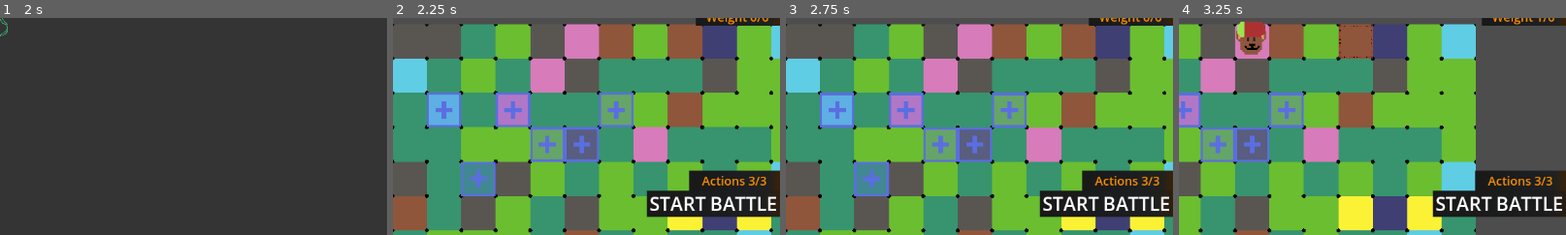
Above: before the commit, frames 1-4 (left to right).
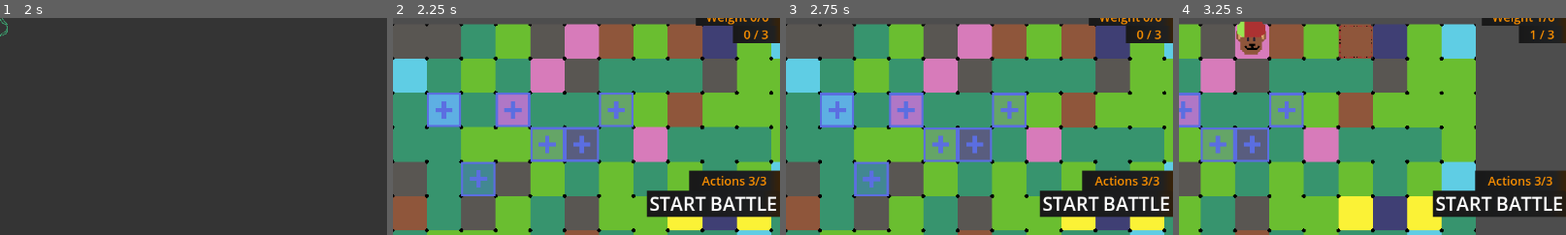
Above: after the commit, the same moments.

Repository: Atio3f/FightOfCities2D
Game: Godot game, scene res://scenes/main_menu.tscn
Two runs of this game, one before a commit and one after it. Both use one fixed random seed, a clock stepped at 60 frames per second and the inputs below.
Inputs (mouse positions are % of the whole screen's width and height, from its top left):
- Up to frame 1 (2 s): click (50, 46) at 0.5 s; click (50, 50) at 1.25 s
- Up to frame 2 (2.25 s): click (50, 50) at 2 s
- Up to frame 3 (2.75 s): no input
- Up to frame 4 (3.25 s): tap Enter at 2.75 s; move the mouse to (72, 45) at 2.77 s; press the mouse at (72, 45) at 2.78 s; hold C (right) from 2.78 s (still down); tap Q (action) at 2.85 s
The pictures show only the part of the screen within x 50-100%, y 49-98%; the shares and areas given below are measured in that part.

Frame 1 is identical in both runs. In frame 2, 1.0% of the frame differs, in the area x 87-100%, y 3-12%; in frame 3, 1.0%; in frame 4, 1.0%.

Commit message:
Adjust items menu to new size & Display Max Unit on Interface
Ajustements boutons et menu pour les objets avec la version 512x512
+ Affichage du nombre max d'unités placeable en dessous du poids maximal
+ Anglisation de pas mal de node dans les menus du joueur

Diff:
--- a/nodes/Unite/interfaceUnite.tscn
+++ b/nodes/Unite/interfaceUnite.tscn
@@ -29,7 +29,7 @@
 grow_vertical = 2
 script = ExtResource("1_dk80o")
 
-[node name="BarreVie" type="TextureProgressBar" parent="."]
+[node name="HealthBar" type="TextureProgressBar" parent="."]
 texture_filter = 1
 layout_mode = 1
 anchors_preset = 5
@@ -43,7 +43,7 @@
 texture_under = ExtResource("2_76stb")
 texture_progress = ExtResource("3_5kmur")
 
-[node name="BarreVieTemporaire" type="TextureProgressBar" parent="BarreVie"]
+[node name="TempHealthBar" type="TextureProgressBar" parent="HealthBar"]
 layout_mode = 1
 anchors_preset = 15
 anchor_right = 1.0
@@ -53,7 +53,7 @@
 texture_progress = ExtResource("4_diped")
 texture_progress_offset = Vector2(1, 1)
 
-[node name="AffichageVie" type="Label" parent="BarreVie/BarreVieTemporaire"]
+[node name="AffichageVie" type="Label" parent="HealthBar/TempHealthBar"]
 visible = false
 texture_filter = 1
 layout_mode = 1
@@ -64,7 +64,7 @@
 horizontal_alignment = 2
 vertical_alignment = 1
 
-[node name="GestionnairePossibilite" type="Control" parent="."]
+[node name="PossibilityManager" type="Control" parent="."]
 layout_mode = 1
 anchor_left = -0.00195313
 anchor_right = -0.00195313
@@ -73,7 +73,7 @@
 mouse_filter = 1
 metadata/_edit_use_anchors_ = true
 
-[node name="ConteneurMenus" type="FlowContainer" parent="GestionnairePossibilite"]
+[node name="ConteneurMenus" type="FlowContainer" parent="PossibilityManager"]
 visible = false
 texture_filter = 1
 layout_mode = 1
@@ -87,12 +87,12 @@
 alignment = 1
 script = ExtResource("7_tbqdh")
 
-[node name="Rangee1" type="VBoxContainer" parent="GestionnairePossibilite/ConteneurMenus"]
+[node name="Rangee1" type="VBoxContainer" parent="PossibilityManager/ConteneurMenus"]
 layout_mode = 2
 size_flags_horizontal = 3
 alignment = 2
 
-[node name="DeleteUnitBtn" type="TextureButton" parent="GestionnairePossibilite/ConteneurMenus/Rangee1"]
+[node name="DeleteUnitBtn" type="TextureButton" parent="PossibilityManager/ConteneurMenus/Rangee1"]
 unique_name_in_owner = true
 texture_filter = 1
 layout_mode = 2
@@ -100,24 +100,24 @@
 mouse_default_cursor_shape = 2
 texture_normal = ExtResource("7_wxqjw")
 
-[node name="MenuStats" type="TextureButton" parent="GestionnairePossibilite/ConteneurMenus/Rangee1"]
+[node name="MenuStats" type="TextureButton" parent="PossibilityManager/ConteneurMenus/Rangee1"]
 texture_filter = 1
 layout_mode = 2
 mouse_default_cursor_shape = 2
 texture_normal = ExtResource("5_6wd5v")
 
-[node name="Rangee 2" type="VBoxContainer" parent="GestionnairePossibilite/ConteneurMenus"]
+[node name="Rangee 2" type="VBoxContainer" parent="PossibilityManager/ConteneurMenus"]
 layout_mode = 2
 size_flags_horizontal = 10
 alignment = 2
 
-[node name="MenuConsommables" type="TextureButton" parent="GestionnairePossibilite/ConteneurMenus/Rangee 2"]
+[node name="MenuConsommables" type="TextureButton" parent="PossibilityManager/ConteneurMenus/Rangee 2"]
 texture_filter = 1
 layout_mode = 2
 mouse_default_cursor_shape = 2
 texture_normal = ExtResource("6_v7muh")
 
-[node name="MenuCapacitesActives" type="TextureButton" parent="GestionnairePossibilite/ConteneurMenus/Rangee 2"]
+[node name="MenuCapacitesActives" type="TextureButton" parent="PossibilityManager/ConteneurMenus/Rangee 2"]
 visible = false
 clip_children = 2
 texture_filter = 1
@@ -126,7 +126,7 @@
 mouse_default_cursor_shape = 2
 texture_normal = ExtResource("4_kwkcr")
 
-[connection signal="pressed" from="GestionnairePossibilite/ConteneurMenus/Rangee1/DeleteUnitBtn" to="." method="_on_delete_unit_btn_pressed"]
-[connection signal="pressed" from="GestionnairePossibilite/ConteneurMenus/Rangee1/MenuStats" to="." method="_on_menu_stats_pressed"]
-[connection signal="pressed" from="GestionnairePossibilite/ConteneurMenus/Rangee 2/MenuConsommables" to="." method="_on_menu_consommables_pressed"]
-[connection signal="pressed" from="GestionnairePossibilite/ConteneurMenus/Rangee 2/MenuCapacitesActives" to="." method="_on_menu_capacites_actives_pressed"]
+[connection signal="pressed" from="PossibilityManager/ConteneurMenus/Rangee1/DeleteUnitBtn" to="." method="_on_delete_unit_btn_pressed"]
+[connection signal="pressed" from="PossibilityManager/ConteneurMenus/Rangee1/MenuStats" to="." method="_on_menu_stats_pressed"]
+[connection signal="pressed" from="PossibilityManager/ConteneurMenus/Rangee 2/MenuConsommables" to="." method="_on_menu_consommables_pressed"]
+[connection signal="pressed" from="PossibilityManager/ConteneurMenus/Rangee 2/MenuCapacitesActives" to="." method="_on_menu_capacites_actives_pressed"]
--- a/nodes/Unite/interfaceUnite/boutton_consommable.tscn
+++ b/nodes/Unite/interfaceUnite/ItemBtn.tscn
@@ -1,15 +1,13 @@
 [gd_scene format=3 uid="uid://kpysr5v7gf2v"]
 
-[node name="BouttonConsommable" type="Button"]
-anchors_preset = 8
-anchor_left = 0.5
-anchor_top = 0.5
-anchor_right = 0.5
-anchor_bottom = 0.5
-offset_left = -4.0
-offset_top = -4.0
-offset_right = 4.0
-offset_bottom = 4.0
+[node name="ItemBtn" type="Button"]
+anchors_preset = -1
+anchor_left = 0.496528
+anchor_top = 0.493827
+anchor_right = 0.96
+anchor_bottom = 0.506173
+offset_right = -501.92
+offset_bottom = 24.0
 grow_horizontal = 2
 grow_vertical = 2
 size_flags_horizontal = 4
--- a/nodes/interface/interface.tscn
+++ b/nodes/interface/interface.tscn
@@ -53,6 +53,33 @@
 metadata/_edit_use_anchors_ = true
 
 [node name="FondCouleurTour" type="TextureRect" parent="LabelCouleurTour"]
+show_behind_parent = true
+layout_mode = 1
+anchors_preset = 15
+anchor_right = 1.0
+anchor_bottom = 1.0
+grow_horizontal = 2
+grow_vertical = 2
+texture = ExtResource("1_btko8")
+expand_mode = 5
+metadata/_edit_use_anchors_ = true
+
+[node name="MaxUnitLabel" type="Label" parent="."]
+unique_name_in_owner = true
+layout_mode = 1
+anchors_preset = -1
+anchor_left = 0.939236
+anchor_top = 0.503086
+anchor_right = 1.0
+anchor_bottom = 0.54321
+grow_vertical = 2
+text = "0 / 3"
+label_settings = SubResource("LabelSettings_d73ns")
+horizontal_alignment = 1
+vertical_alignment = 1
+metadata/_edit_use_anchors_ = true
+
+[node name="FondCouleurTour" type="TextureRect" parent="MaxUnitLabel"]
 show_behind_parent = true
 layout_mode = 1
 anchors_preset = 15
--- a/nodes/joueur/player.tscn
+++ b/nodes/joueur/player.tscn
@@ -103,6 +103,7 @@
 [node name="MetaUI" type="Control" parent="CanvasInterfaceFixe/OverlayUI"]
 unique_name_in_owner = true
 editor_description = "Contains rewards interface and all other interface between fights."
+z_index = 1
 layout_mode = 1
 anchors_preset = 15
 anchor_right = 1.0
--- a/scenes/popUps/unite/interfaceConsommables.tscn
+++ b/scenes/popUps/unite/unitItemsInterface.tscn
@@ -1,9 +1,9 @@
 [gd_scene load_steps=3 format=3 uid="uid://blt4iqmkhhnuy"]
 
-[ext_resource type="Script" uid="uid://bgmdu6po7l4ed" path="res://scripts/unites/general/interface/interfaceConsommables.gd" id="1_kup02"]
+[ext_resource type="Script" uid="uid://bgmdu6po7l4ed" path="res://scripts/unites/general/interface/unitItemsInterface.gd" id="1_kup02"]
 [ext_resource type="PackedScene" uid="uid://dv1w0medjt16" path="res://nodes/Unite/interfaceUnite/fond_gris.tscn" id="2_ht1u6"]
 
-[node name="interfaceConsommables" type="Control"]
+[node name="unitItemsInterface" type="Control"]
 layout_mode = 3
 anchors_preset = 15
 anchor_right = 1.0
@@ -47,7 +47,7 @@
 alignment = 1
 metadata/_edit_use_anchors_ = true
 
-[node name="ListeCapaDispos" type="VBoxContainer" parent="UI/Panel/FlowContainer"]
+[node name="ItemList" type="VBoxContainer" parent="UI/Panel/FlowContainer"]
 unique_name_in_owner = true
 layout_mode = 2
 size_flags_horizontal = 3
--- a/scripts/Player/PointeurPlayer.gd
+++ b/scripts/Player/PointeurPlayer.gd
@@ -359,6 +359,7 @@
 
 ## Selects or moves a unit based on where the cursor is.
 func cursorPressed(cell: Vector2i, typeClick : String) -> void:
+	if %MetaUI.visible : return
 	#print(typeClick)
 	if not Selection:
 		if(typeClick == "rightclick") :
--- a/scripts/config/levels/AbstractCampaign.gd
+++ b/scripts/config/levels/AbstractCampaign.gd
@@ -68,6 +68,8 @@
 			placementTiles.append(Vector2i(coordArray[0], coordArray[1]))
 		#Draw tiles
 		GameManager.getMainPlayer().playerPointer.draw_placeable_cells(placementTiles)
+		#Hide Meta Interface
+		GameManager.getMainPlayer().toggleCombatUI()
 	file.close()
 
 func checkWin() -> bool :
--- a/scripts/gameLogic/classes/TurnManager.gd
+++ b/scripts/gameLogic/classes/TurnManager.gd
@@ -42,6 +42,7 @@
 	##Replace players team which remained
 	for player: AbstractPlayer in GameManager.getPlayers() :
 		teams.append(player.team)
+		if player.isGamePlayer : player.addWeight(0)	#Update interface
 
 static func registerTurnM() -> Dictionary:
 	var turnData := {
--- a/scripts/interface/interfaceGestion.gd
+++ b/scripts/interface/interfaceGestion.gd
@@ -19,7 +19,10 @@
 		%LabelEndTurn.text = "START BATTLE"
 		%LabelCouleurTour.text = "Weight %s/%s" % [mainPlayer.weight, mainPlayer.maxWeight]	#We show the weight remaining of the player during preparation turn
 		%ButtonFinTour.disabled = (mainPlayer.getUnits().size() == 0)	#We can't go outside preparation turn without units on board
+		%MaxUnitLabel.visible = true
+		%MaxUnitLabel.text = "%s / %s" % [mainPlayer.units.size(), mainPlayer.maxUnits]
 	else :
+		%MaxUnitLabel.visible = false
 		%LabelEndTurn.text = "END OF TURN"
 		setActionsRest(3)
 		%LabelCouleurTour.text = "Tour %s" % [TurnManager.turn]
--- a/scripts/unites/general/interface/interfaceConsommables.gd
+++ /dev/null
@@ -1,2 +0,0 @@
-extends Control
-class_name interfaceConsommables
--- a/scripts/unites/general/interface/interface_unite.gd
+++ b/scripts/unites/general/interface/interface_unite.gd
@@ -1,14 +1,14 @@
 class_name interfaceUnite
 extends Control
 
-@onready var barreVie = $BarreVie
-@onready var barreVieTemp = $BarreVie/BarreVieTemporaire
-@onready var affichageVie = $BarreVie/BarreVieTemporaire/AffichageVie
-@onready var conteneurMenus = $GestionnairePossibilite/ConteneurMenus
+@onready var healthBar = $HealthBar
+@onready var tempHealthBar = $HealthBar/TempHealthBar
+@onready var affichageVie = $HealthBar/TempHealthBar/AffichageVie
+@onready var conteneurMenus = $PossibilityManager/ConteneurMenus
 
 @onready var infosUnites = preload("res://scenes/popUps/unite/interfaceInfosUnite.tscn")
 @onready var capaActives = preload("res://scenes/popUps/unite/interfaceCapaActivesUnites.tscn")
-@onready var menuConsommables = preload("res://scenes/popUps/unite/interfaceConsommables.tscn")
+@onready var menuConsommables = preload("res://scenes/popUps/unite/unitItemsInterface.tscn")
 @onready var noeudsTempInfosStats : CanvasLayer = $"../../NoeudsTemp/InterfaceInfosStats"	#Sert au stockage de tous les noeuds qui disparaissent(ex  popUpDegats)
 
 var unitAssociated : AbstractUnit
@@ -16,11 +16,11 @@
 
 func actualisationPV(entiteeAssociee : Node2D) -> void:
 	unitAssociated = entiteeAssociee
-	barreVie.max_value = entiteeAssociee.pv_max
-	barreVie.value = entiteeAssociee.pv_actuels
-	barreVieTemp.max_value = entiteeAssociee.pv_max
-	barreVieTemp.value = entiteeAssociee.pv_temporaires
-	affichageVie.text = "%3d|%3d" % [barreVie.value + barreVieTemp.value, barreVie.max_value]
+	healthBar.max_value = entiteeAssociee.pv_max
+	healthBar.value = entiteeAssociee.pv_actuels
+	tempHealthBar.max_value = entiteeAssociee.pv_max
+	tempHealthBar.value = entiteeAssociee.pv_temporaires
+	affichageVie.text = "%3d|%3d" % [healthBar.value + tempHealthBar.value, healthBar.max_value]
 
 
 #S'active lorsque le joueur effectue un clic droit sur une unité/bâtiment(visibilite = true),
@@ -77,8 +77,8 @@
 func _on_menu_consommables_pressed():
 	#if (pointeursSurInterface.size() == 1) :	#Si il y a + d'un pointeur sur l'interface ça va être
 												#compliqué à gérer je ferai plus tard
-	var menuConso : interfaceConsommables = menuConsommables.instantiate()
-	menuConso.apercuConsommables(unitAssociated, GameManager.getMainPlayer().playerPointer, true)
+	var menuConso : UnitItemsInterface = menuConsommables.instantiate()
+	menuConso.showItems(unitAssociated, GameManager.getMainPlayer())
 	noeudsTempInfosStats.add_child(menuConso)
 
 ##Delete the unit if used during the preparation turn
--- /dev/null
+++ b/scripts/unites/general/interface/unitItemsInterface.gd
@@ -0,0 +1,18 @@
+extends Control
+class_name UnitItemsInterface
+
+@onready var itemBtnScene: PackedScene = preload("res://nodes/Unite/interfaceUnite/ItemBtn.tscn")
+func showItems(unit: AbstractUnit, player: AbstractPlayer)-> void :#Y'avait un boolean aussi mais jsp à quoi il sert
+	##Get all playeable cards in hand
+	#Need to be changed to only check card for the unit
+	var cards: Array[String] = player.getUsableCardsInventory()
+	var itemBtn : Button	#var type A CHANGER QUAND ON AURA UN SCRIPT A Item Btn
+	##Iterate cards to disable non playeable once
+	for idCard: String in cards :
+		#Create a ItemBtn
+		itemBtn = itemBtnScene.instantiate()
+		#Disable ItemBtn if card isn't playeable
+		if (player.cardCanBePlayedInventory(idCard)) :	#A CHANGER POUR INCLURE UNIT
+			pass#
+		#Place ItemBtn
+		%ItemList.add_child(itemBtn)
Renamed: scripts/unites/general/interface/interfaceConsommables.gd.uid -> scripts/unites/general/interface/unitItemsInterface.gd.uid
